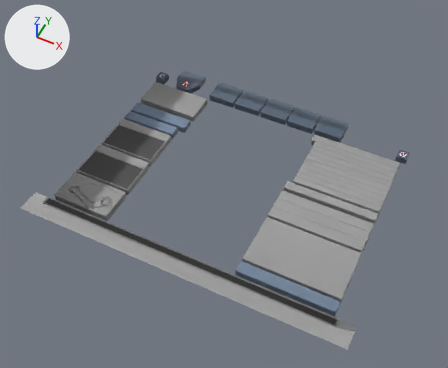
One commit to the Blender file mainmenu.blend: the scene before it, then after it.
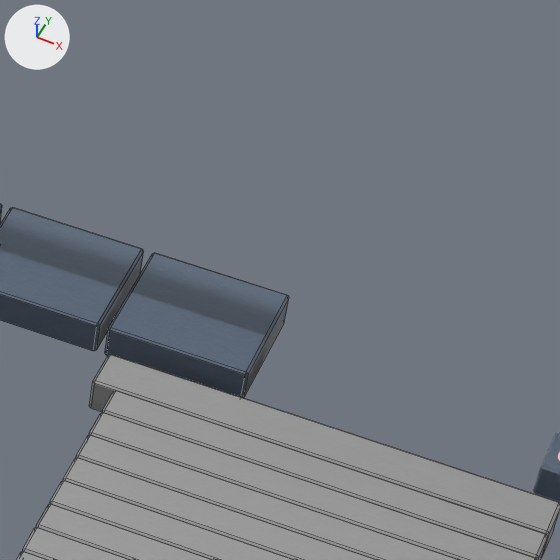
Each version appears first whole from a camera (50 mm lens) standing at (386.0, -813.0, 981.0) and looking at (-4.0, -34.0, 7.0), and next in a close-up on the part from 66% to 89% of the width and 18% to 47% of the height. Lighting does not change. The marker at upper left points along +X, +Y and +Z. The close-ups show mesh edges as thin lines.

In view in the first close-up: 'HoIAF Top 1', 'HoIAF Top 2', 'HoIAF Top 3', 'HoIAF Top 4', 'HoIAF Top 5', 'HoIAF Top 6', 'HoIAF Top 7', 'HoIAF Top 8', 'Inventory Button', 'Quit Button', 'Swarmopedia Button'.
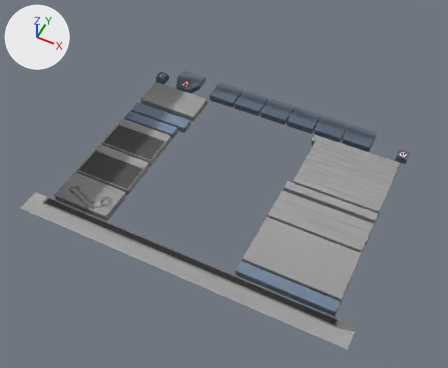
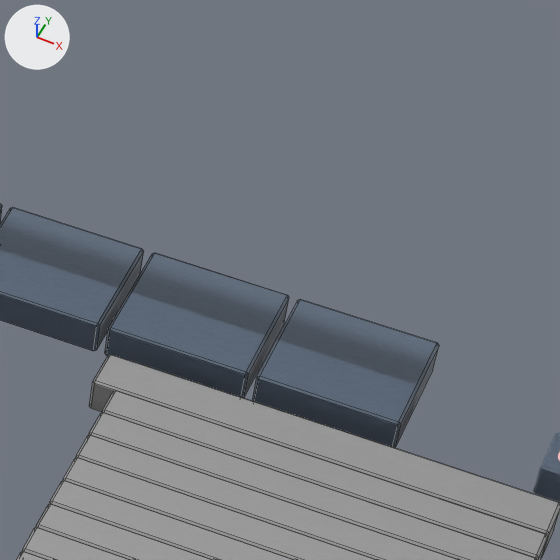
The change, as a diff of the scene's bpy script:
```diff
--- a/mainmenu.blend.py
+++ b/mainmenu.blend.py
@@ ob_workshop_button @@
+ob_workshop_button = bpy.data.objects.new('Workshop Button', me_inventory_button.copy())  # the mesh of ob_inventory_button
+ob_workshop_button.location = (-248.0, 238.0, 0.0)
+ob_workshop_button.visible_shadow = False
+_m = ob_workshop_button.modifiers.new('Bevel', 'BEVEL')
+_m.width = 1.0
+_m.width_pct = 1.0
```

Pixel boxes (x1, y1, x2, y2) of what changed, in the close-ups (560 x 560 px):
'Workshop Button', added
    after: (252, 299, 439, 448)
